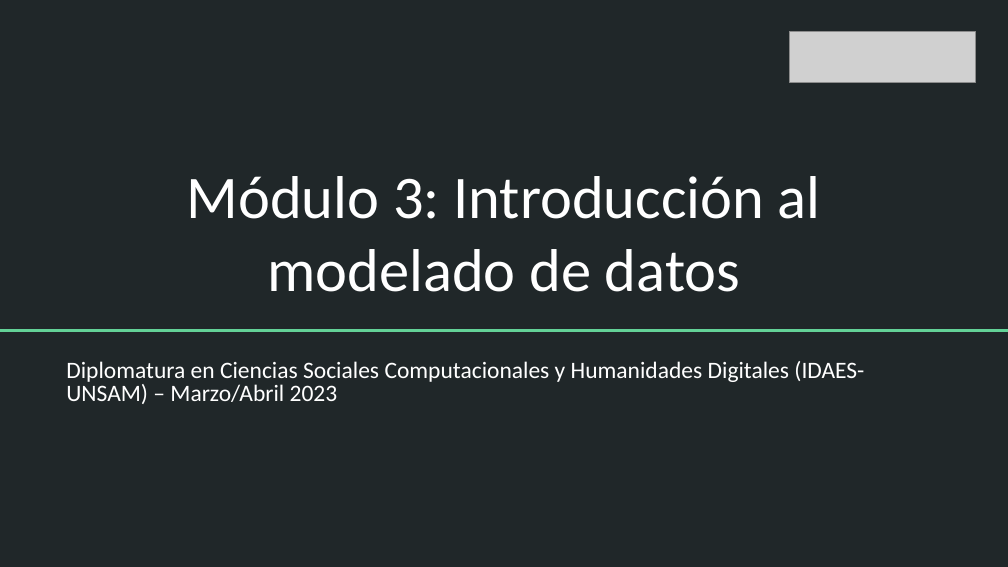
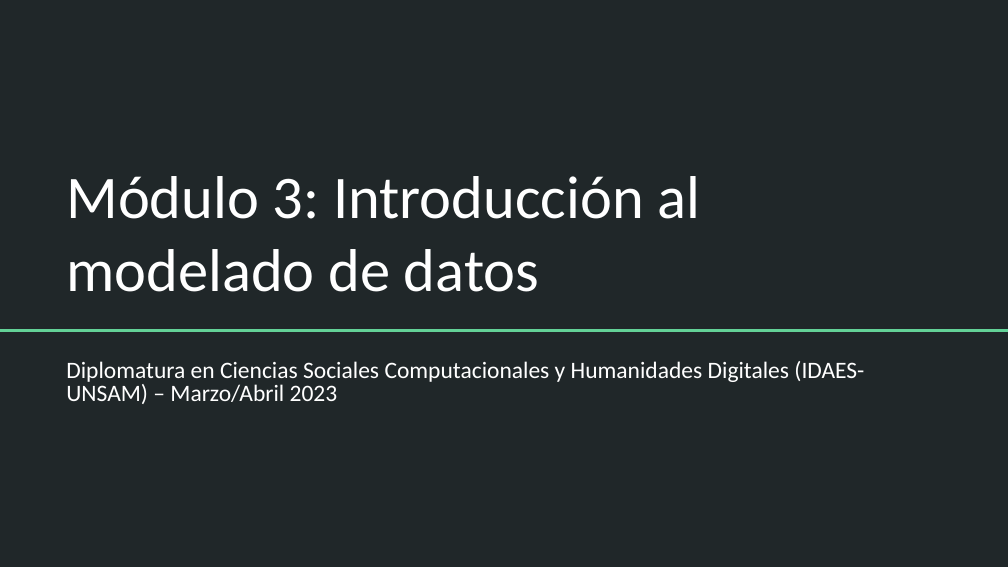
Before and after one commit to DCSCyHD/2023_modulo_3, a slide deck: slide 1 of clase4/teorica_4.pptx. Drawn at 1008x567 pixels with LibreOffice and Linux fonts; fonts in the diff are those of the drawing; grey boxes stand for pictures. Boxes give left, top, right and bottom in pixels: in the first picture for what was removed or moved away, otherwise in the second. Text is boxed around its words. In the diff, an @@ line names an element or a change of style, - is before the commit and + after.

```diff
--- a/clase4/teorica_4.pptx
+++ b/clase4/teorica_4.pptx
@@ picture removed at (789,31,975,83) @@
@@ title "Módulo 3: Introducción al modelado ..." at (66,176,700,292): alignment centre to left @@
```
Also in this commit, not shown: 1 other slide changed, 17 other files.
